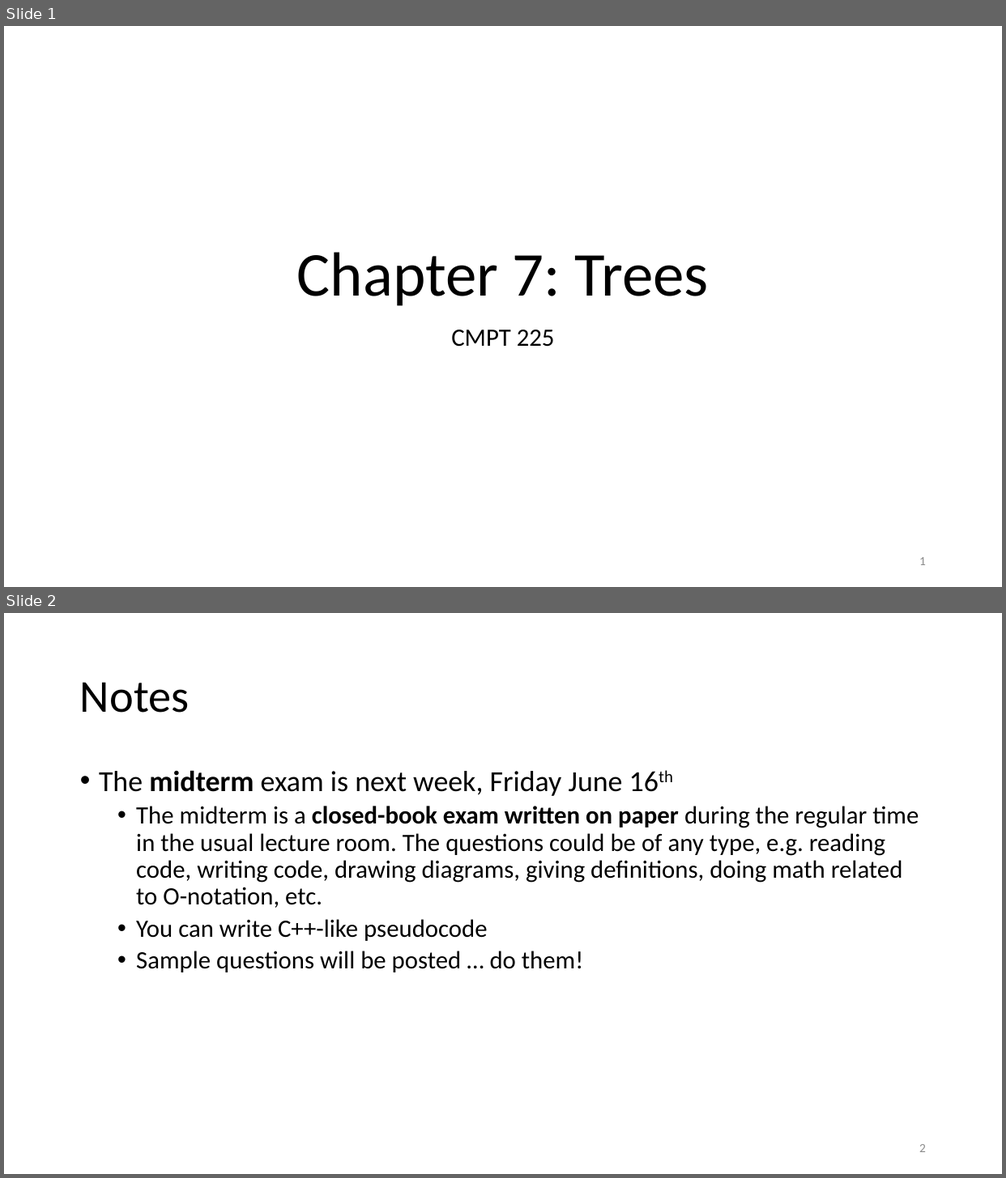
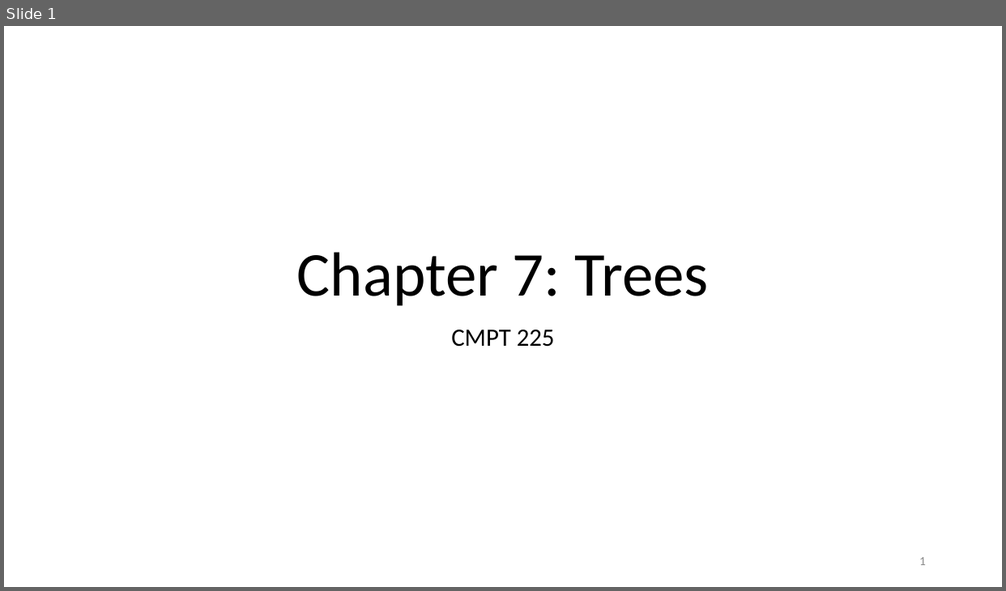
Before and after one commit to tjd1234/cmpt225fall2023, a slide deck: lecture_notes/week5/week5_trees.pptx. Shown one above the other, each under a label of ours: slides 1 and 2 before the commit, slide 1 after it. The pictures are 1006x1178 and 1006x591 pixels, drawn with LibreOffice and Linux fonts; fonts in the diff are those of the drawing. Boxes give left, top, right and bottom in pixels: in the first picture for what was removed or moved away, otherwise in the second. Text is boxed around its words. In the diff, an @@ line names an element or a change of style, - is before the commit and + after.

```diff
--- a/lecture_notes/week5/week5_trees.pptx
+++ b/lecture_notes/week5/week5_trees.pptx
@@ slide 2 removed at bbox=[4, 613, 1002, 1174], background #FFFFFF @@
@@ title removed at bbox=[80, 682, 189, 713] @@
-Notes
@@ text removed at bbox=[99, 770, 918, 973] @@
-• The midterm exam is next week, Friday June 16th
-  • The midterm is a closed-book exam written on paper during the regular time in the usual lecture room. The questions could be of any type, e.g. reading code, writing code, drawing diagrams, giving definitions, doing math related to O-notation, etc.
-  • You can write C++-like pseudocode
-  • Sample questions will be posted … do them!
@@ page number removed at bbox=[919, 1144, 926, 1152] @@
-2
```
Also in this commit, not shown: 5 slides changed, 2 slides added, 1 other slide removed, 3 other files.
